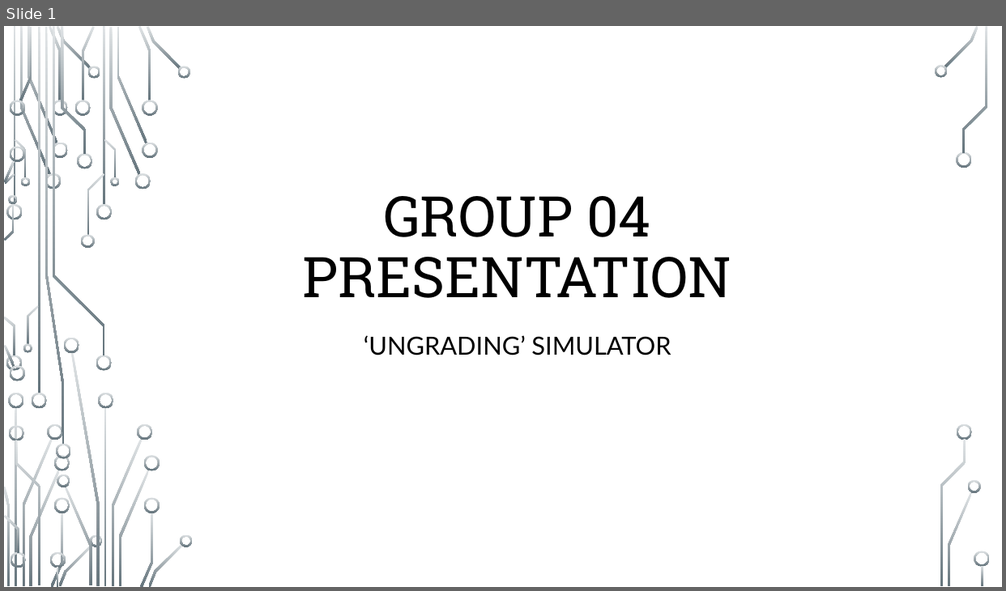
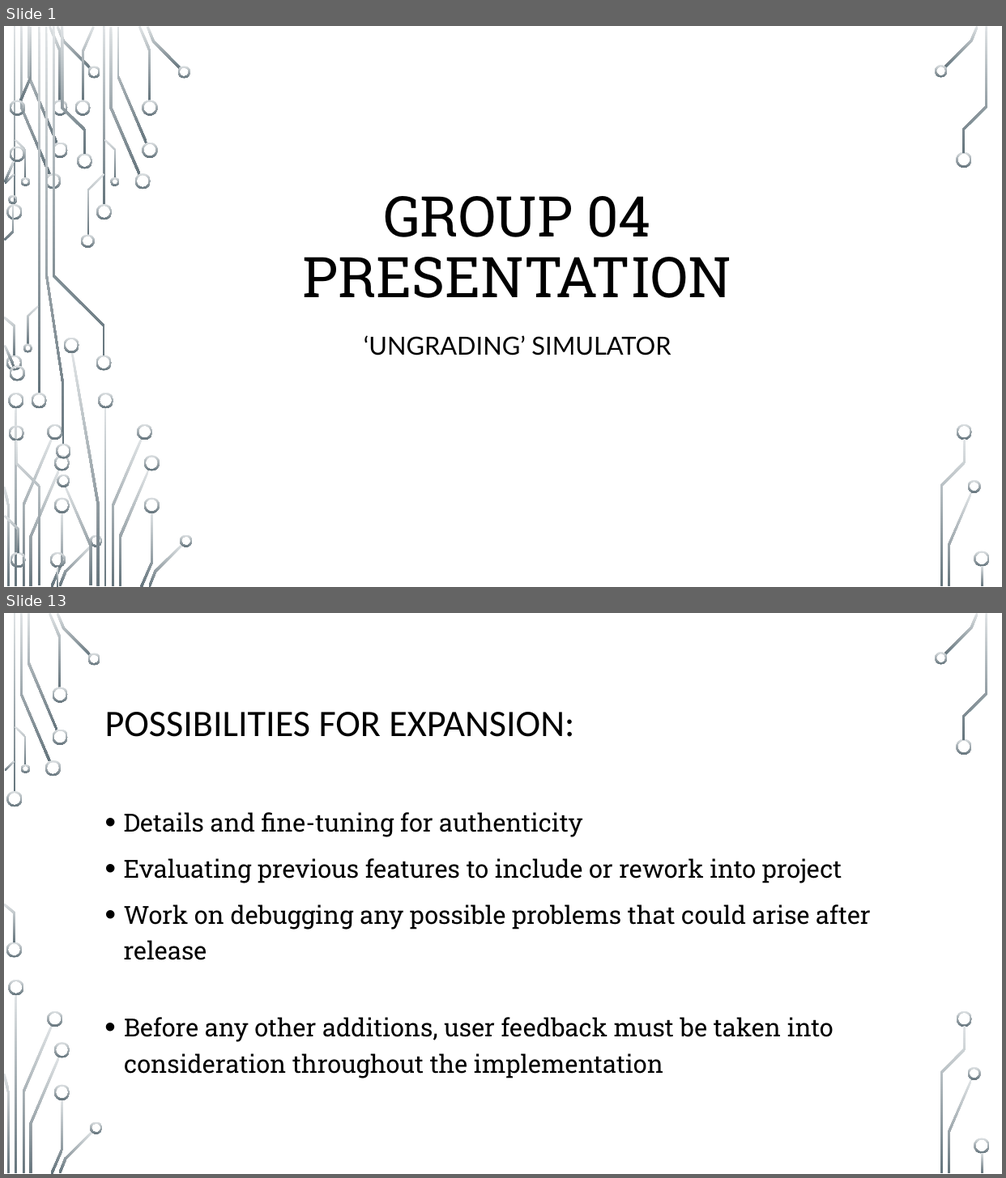
Before and after one commit to Patterbear/Ungrading-Simulator, a slide deck: Presentation/Group-04-Presentation.pptx. Shown one above the other, each under a label of ours: slide 1 before the commit, slides 1 and 13 after it; the slides between them are not shown. The pictures are 1006x591 and 1006x1178 pixels, drawn with LibreOffice and Linux fonts; fonts in the diff are those of the drawing; background and template pictures are left out. Boxes give left, top, right and bottom in pixels: in the first picture for what was removed or moved away, otherwise in the second. Text is boxed around its words. In the diff, an @@ line names an element or a change of style, - is before the commit and + after.

```diff
--- a/Presentation/Group-04-Presentation.pptx
+++ b/Presentation/Group-04-Presentation.pptx
@@ slide 13 added at (4,613,1002,1174), background picture (left out); not listed: 36 template elements that a slide beside it also shows @@
@@ title added at (105,712,574,737), 36 pt, text #000000 @@
+POSSIBILITIES FOR EXPANSION:
@@ text added at (124,812,871,960), 24 pt, text #000000 @@
+• Details and fine-tuning for authenticity
+• Evaluating previous features to include or rework into project
+• Work on debugging any possible problems that could arise after release
@@ text added at (124,1017,833,1079), 24 pt, text #000000 @@
+• Before any other additions, user feedback must be taken into consideration throughout the implementation process
```
Also in this commit, not shown: 1 slide changed, 16 other slides added, 1 slide removed.
